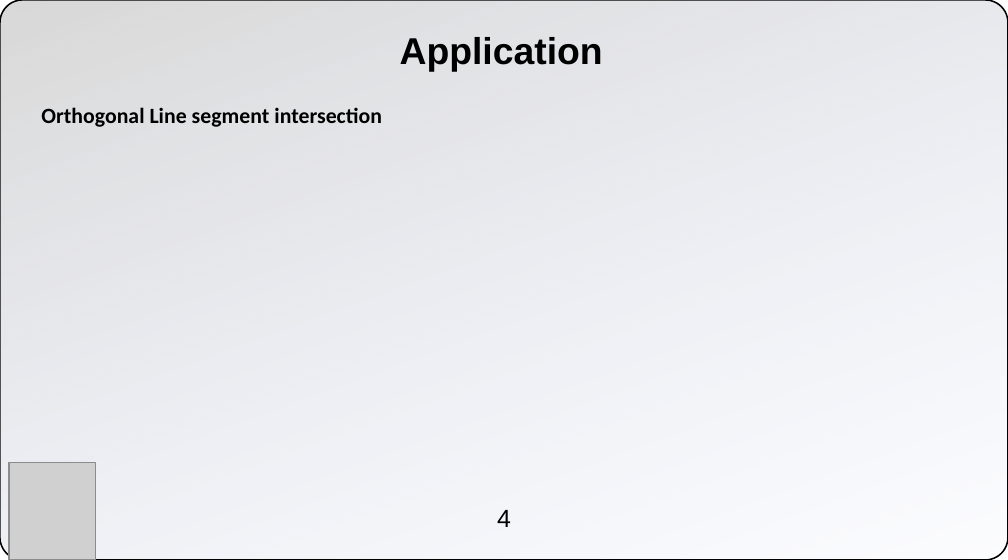
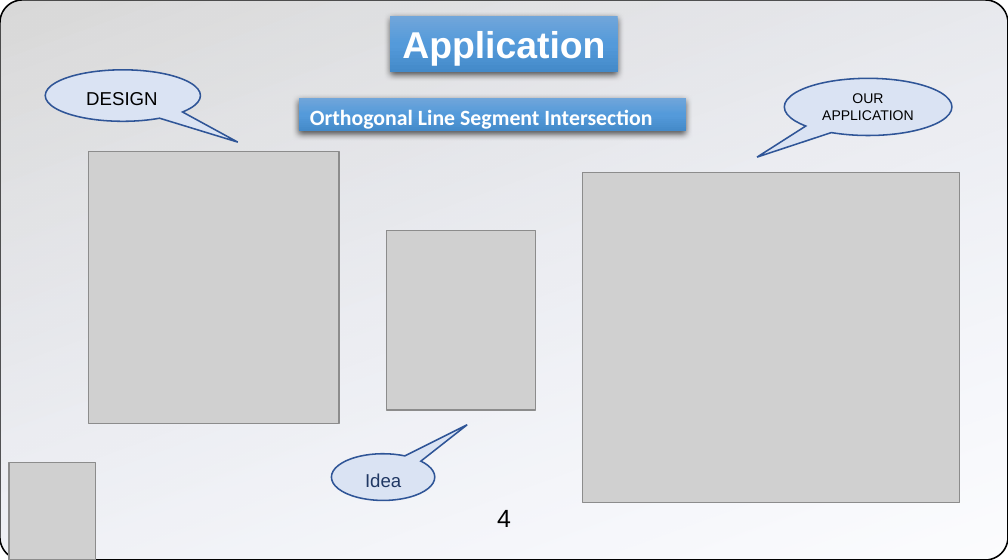
Before and after one commit to m-sabihul-hasan/cs201-s20-final-project-lightning-panthers, a slide deck: slide 4 of Buffer Tree - Poster Presentation.pptx. Drawn at 1008x560 pixels with LibreOffice and Linux fonts; fonts in the diff are those of the drawing; grey boxes stand for pictures; background and template pictures are left out. Boxes give left, top, right and bottom in pixels: in the first picture for what was removed or moved away, otherwise in the second. Text is boxed around its words. In the diff, an @@ line names an element or a change of style, - is before the commit and + after.

```diff
--- a/Buffer Tree - Poster Presentation.pptx
+++ b/Buffer Tree - Poster Presentation.pptx
@@ rectangle "Application": place and size @@
-rectangle "Application" at [400,37,603,72]
+rectangle "Application" at [390,16,617,72]
@@ rectangle "Application" at [390,16,617,72]: text colour #000000 to #FFFFFF; fill none to gradient #71A6DB to #559BDB to #448ACA; shadow on @@
@@ speech bubble added at [45,69,200,121], fill #DAE3F3, outline #2F5597 1 pt @@
@@ speech bubble added at [784,78,952,136], fill #DAE3F3, outline #2F5597 1 pt @@
@@ text added at [86,92,157,106], 12 pt, text #000000 @@
+DESIGN
@@ rectangle "Orthogonal Line Segment Intersection": place and size @@
-rectangle "Orthogonal Line Segment Intersection" at [41,107,382,127]
+rectangle "Orthogonal Line Segment Intersection" at [299,97,687,131]
@@ rectangle "Orthogonal Line Segment Intersection" at [299,97,687,131]: fill none to gradient #71A6DB to #559BDB to #448ACA; shadow on @@
@@ text in rectangle at [310,109,652,129]: text changed; text colour #000000 to #FFFFFF @@
-Orthogonal Line segment intersection
+Orthogonal Line Segment Intersection
@@ text added at [822,93,914,120], 9 pt, text #000000 @@
+OUR APPLICATION
@@ picture added at [88,151,339,423] @@
@@ picture added at [582,172,959,503] @@
@@ picture added at [386,231,535,410] @@
@@ speech bubble added at [332,454,435,501], fill #DAE3F3, outline #2F5597 1 pt @@
@@ text added at [365,473,401,487], 12 pt, text #203864 @@
+Idea
```
Also in this commit, not shown: 3 other slides changed.
